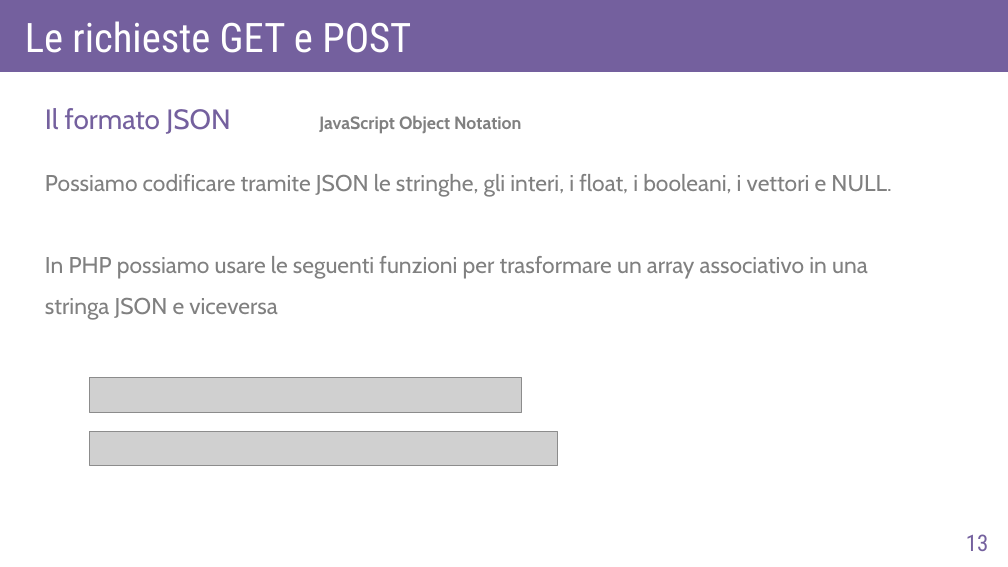
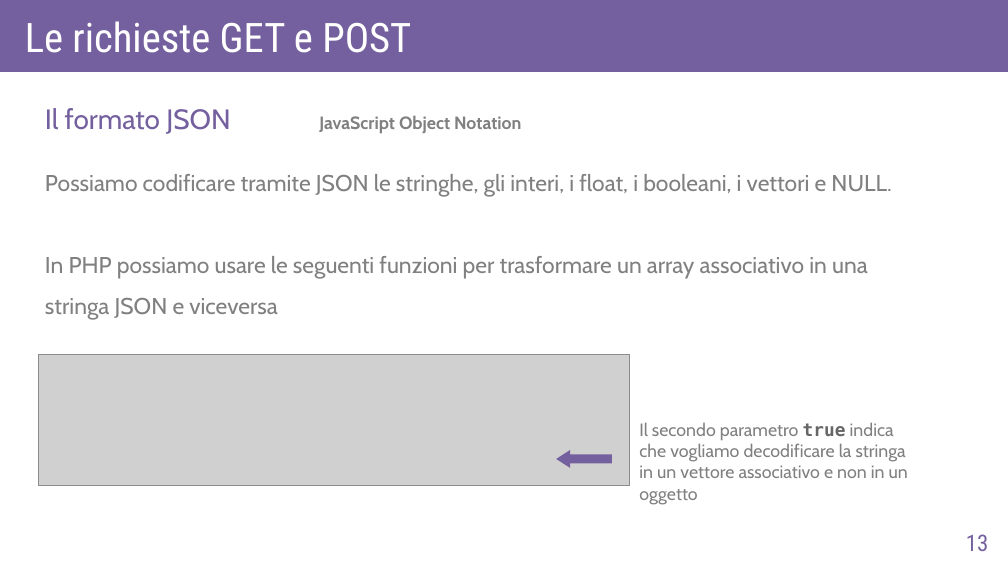
Before and after one commit to AlexF1789/corsoPHP, a slide deck: slide 13 of slide_odp/lez4.odp. Drawn at 1008x567 pixels with LibreOffice and Linux fonts; fonts in the diff are those of the drawing; grey boxes stand for pictures. Boxes give left, top, right and bottom in pixels: in the first picture for what was removed or moved away, otherwise in the second. Text is boxed around its words. In the diff, an @@ line names an element or a change of style, - is before the commit and + after.

```diff
--- a/slide_odp/lez4.odp
+++ b/slide_odp/lez4.odp
@@ picture: place and size @@
-picture at [90,378,521,412]
+picture at [39,354,630,486]
@@ picture removed at [90,432,558,465] @@
@@ text added at [639,422,908,505], 14 pt, text #808080 @@
+Il secondo parametro true indica che vogliamo decodificare la stringa in un vettore associativo e non in un oggetto
@@ right arrow added at [556,450,612,468], fill #74609E @@
```
Also in this commit, not shown: 1 other file.
